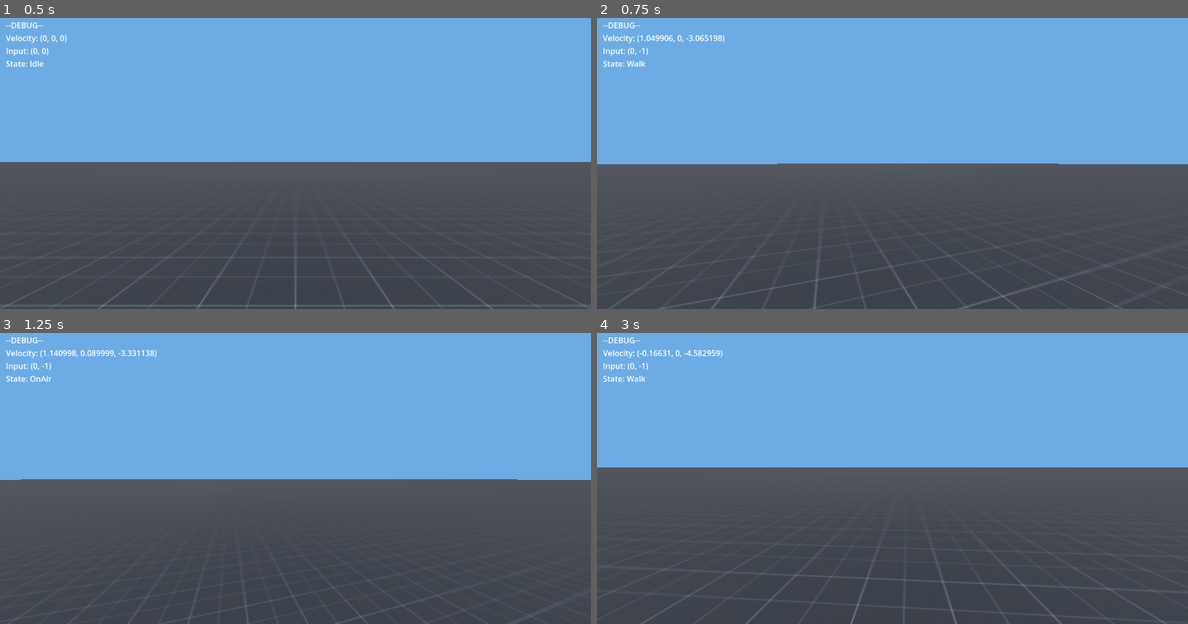
Above: before the commit, frames 1-4 (two rows, left to right).
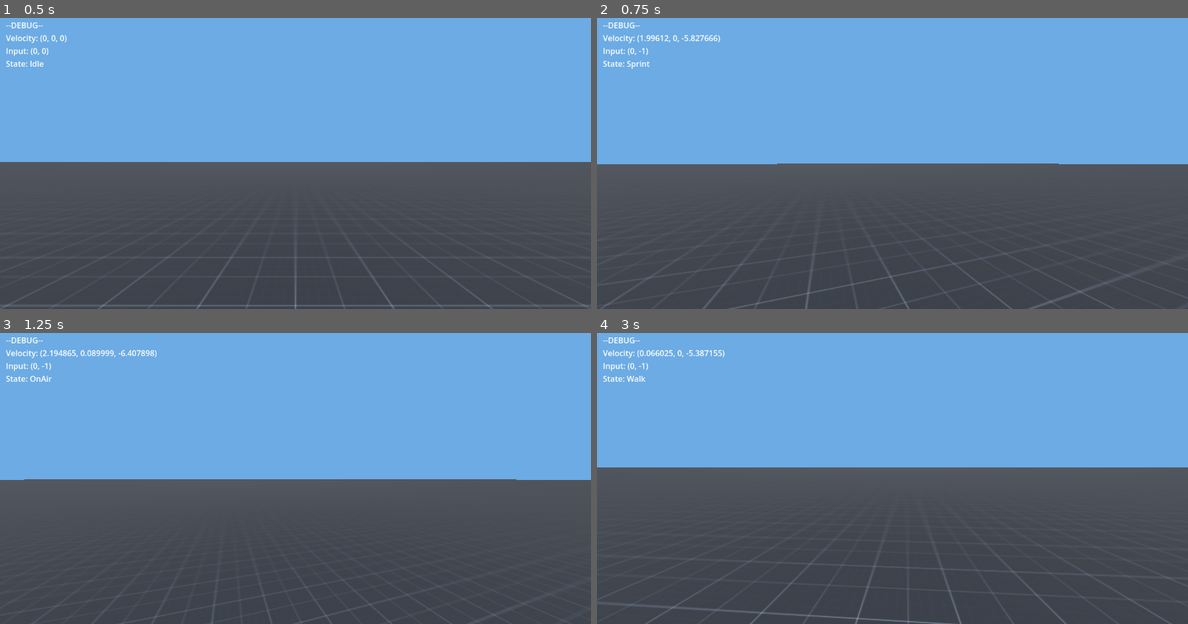
Above: after the commit, the same moments.

Repository: Polar4ik/Neysat
Game: Godot game, scene res://scenes/world.tscn
Same seed, same stepped clock (60 frames per second), same inputs: the game is played once before the commit and once after it.
Inputs (mouse positions are in pixels of both pictures, inside the frame that each line leads up to):
- Up to frame 1 (0.5 s): no input
- Up to frame 2 (0.75 s): tap Enter at 0.5 s; move the mouse to (922, 160) at 0.52 s; hold W (forward) from 0.53 s (still down); hold Shift (sprint, bound only after the commit) from 0.53 s (still down)
- Up to frame 3 (1.25 s): keep holding W (forward); keep holding Shift (sprint, bound only after the commit); tap Space (jump) at 0.77, 0.8, 1.07 s
- Up to frame 4 (3 s): keep holding W (forward); move the mouse to (862, 478) at 1.27 s; release Shift (sprint, bound only after the commit) at 1.28 s; tap Space (jump) at 1.35, 1.52, 1.82, 2.3 s; tap Shift (sprint, bound only after the commit) at 1.55, 2.85 s; move the mouse to (904, 469) at 2.02 s; hold Shift (sprint, bound only after the commit) 2.03-2.78 s; move the mouse to (886, 481) at 2.77 s

Frame 1 is identical in both runs. In frame 2, 1.1% of the frame differs, in the area x 0-97%, y 5-100%; in frame 3, 0.3%; in frame 4, 1.3%, in the area x 0-98%, y 5-100%.

Commit message:
Add: Sprint whithout endurance

Diff:
--- a/core/singleton/EventsInput.gd
+++ b/core/singleton/EventsInput.gd
@@ -3,3 +3,4 @@
 #signal move()
 signal move_input(input_vec)
 signal jump()
+signal sprint_input(input_vec)
--- a/objects/player.tscn
+++ b/objects/player.tscn
@@ -7,6 +7,7 @@
 [ext_resource type="Script" path="res://scripts/state machine/states/walk.gd" id="4_y2his"]
 [ext_resource type="Script" path="res://scripts/state machine/states/jump.gd" id="5_8tynw"]
 [ext_resource type="Script" path="res://scripts/state machine/states/on_air.gd" id="7_pr0ir"]
+[ext_resource type="Script" path="res://scripts/state machine/states/sprint.gd" id="8_uvgns"]
 
 [sub_resource type="CapsuleShape3D" id="CapsuleShape3D_il1up"]
 
@@ -28,7 +29,6 @@
 
 [node name="Head" type="Marker3D" parent="."]
 transform = Transform3D(1, 0, 0, 0, 1, 0, 0, 0, 1, 0, 0.5, 0)
-rotation_edit_mode = 2
 
 [node name="MainCamera" type="Camera3D" parent="Head"]
 
@@ -45,6 +45,9 @@
 [node name="Walk" type="Node" parent="StateMachine"]
 script = ExtResource("4_y2his")
 
+[node name="Sprint" type="Node" parent="StateMachine"]
+script = ExtResource("8_uvgns")
+
 [node name="Jump" type="Node" parent="StateMachine"]
 script = ExtResource("5_8tynw")
 
--- a/project.godot
+++ b/project.godot
@@ -52,3 +52,8 @@
 "events": [Object(InputEventKey,"resource_local_to_scene":false,"resource_name":"","device":-1,"window_id":0,"alt_pressed":false,"shift_pressed":false,"ctrl_pressed":false,"meta_pressed":false,"pressed":false,"keycode":0,"physical_keycode":32,"key_label":0,"unicode":32,"echo":false,"script":null)
 ]
 }
+sprint={
+"deadzone": 0.5,
+"events": [Object(InputEventKey,"resource_local_to_scene":false,"resource_name":"","device":-1,"window_id":0,"alt_pressed":false,"shift_pressed":false,"ctrl_pressed":false,"meta_pressed":false,"pressed":false,"keycode":0,"physical_keycode":4194325,"key_label":0,"unicode":0,"echo":false,"script":null)
+]
+}
--- a/scenes/world.tscn
+++ b/scenes/world.tscn
@@ -62,6 +62,5 @@
 layout_mode = 2
 size_flags_vertical = 0
 text = "--DEBUG--
-Velocity: []
 "
 script = SubResource("GDScript_o3xxy")
--- a/scripts/input_handler.gd
+++ b/scripts/input_handler.gd
@@ -17,13 +17,20 @@
 	if event is InputEventMouseMotion:
 		rotation_head(event)
 
-	if Input.get_vector("left", "right", "forward", "back"):
+	if Input.get_vector("left", "right", "forward", "back") and not Input.is_action_pressed("sprint"):
 		input_move()
 	else:
 		EI.move_input.emit(Vector2.ZERO)
 
+	if Input.get_vector("left", "right", "forward", "back") and Input.is_action_pressed("sprint"):
+		var input_vec: Vector2 = Input.get_vector("left", "right", "forward", "back")
+		EI.sprint_input.emit(input_vec)
+	else:
+		EI.sprint_input.emit(Vector2.ZERO)
+
 	if Input.is_action_just_pressed("jump"):
 		EI.jump.emit()
+
 
 
 func rotation_head(event: InputEventMouseMotion) -> void:
--- a/scripts/state machine/states/idle.gd
+++ b/scripts/state machine/states/idle.gd
@@ -1,25 +1,41 @@
 extends State
 
 @onready var player: CharacterBody3D = $"../.."
+@onready var head: Marker3D = $"../../Head"
 
-var input_vec
+var walk_input_vec: Vector2
+var sprint_input_vec: Vector2
 
 func _ready() -> void:
 	EI.move_input.connect(func(iv):
-		input_vec = iv
+		walk_input_vec = iv
 		change.emit(self, "walk"))
+
+	EI.sprint_input.connect(func(iv):
+		sprint_input_vec = iv
+		change.emit(self, "sprint"))
+
 	EI.jump.connect(func(): change.emit(self, "jump"))
 
+
 func enter() -> void:
-	if input_vec:
+	if walk_input_vec:
 		change.emit(self, "walk")
 
+	if sprint_input_vec:
+		change.emit(self, "sprint")
+
+
 func update(_delta: float) -> void:
+
 	if !player.is_on_floor():
 		change.emit(self, "onair")
 
+
 func physics_update(delta: float) -> void:
-	slow(delta)
+	if player.velocity != Vector3.ZERO:
+		slow(delta)
+
 
 func slow(delta: float) -> void:
 	player.velocity.x = lerpf(player.velocity.x, 0.0, delta * 9.0)
--- a/scripts/state machine/states/jump.gd
+++ b/scripts/state machine/states/jump.gd
@@ -1,6 +1,7 @@
 extends State
 
 @onready var player: CharacterBody3D = $"../.."
+
 
 func physics_update(_delta: float) -> void:
 	if player.is_on_floor():
--- /dev/null
+++ b/scripts/state machine/states/sprint.gd
@@ -0,0 +1,10 @@
+extends Walk
+
+var SPRINT_SPEED: float = 10.0
+
+func _ready() -> void:
+	EI.sprint_input.connect(func(iv): input_vec = iv)
+	EI.jump.connect(func(): change.emit(self, "jump"))
+
+func enter() -> void:
+	speed = SPRINT_SPEED
--- a/scripts/state machine/states/walk.gd
+++ b/scripts/state machine/states/walk.gd
@@ -4,7 +4,9 @@
 @onready var player: CharacterBody3D = $"../.."
 @onready var head: Marker3D = $"../../Head"
 
-var speed: float = 5.0
+var MAX_WALK_SPEED: float = 5.0
+
+var speed: float = 0.0
 
 var input_vec: Vector2
 var direction: Vector3
@@ -13,8 +15,10 @@
 	EI.move_input.connect(func(iv): input_vec = iv)
 	EI.jump.connect(func(): change.emit(self, "jump"))
 
+func enter() -> void:
+	speed = MAX_WALK_SPEED
+
 func update(_delta: float) -> void:
-
 	if input_vec == Vector2.ZERO:
 		change.emit(self, "idle")
 
Not shown: 1 places in objects/player.tscn that only renumber resources
